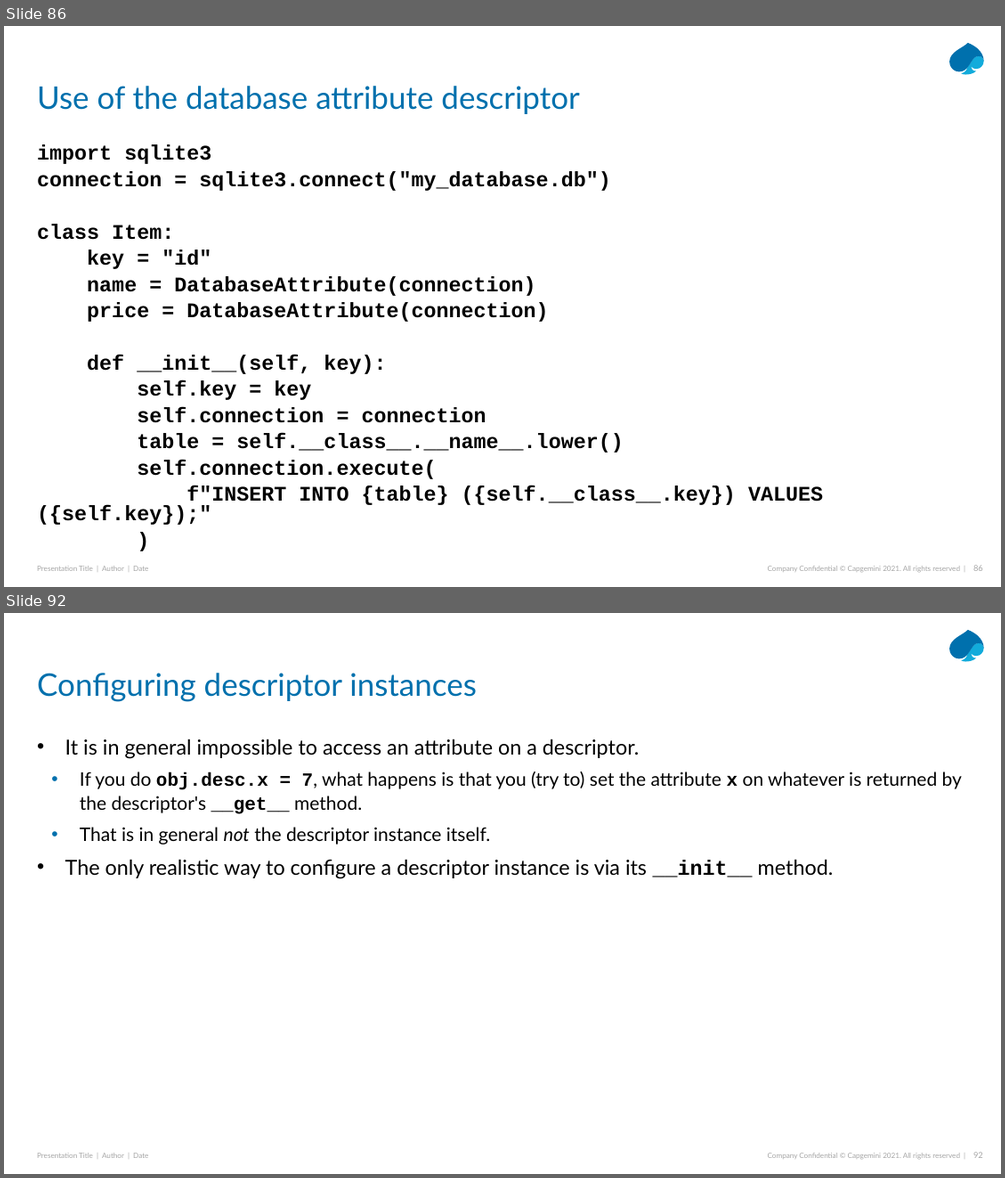
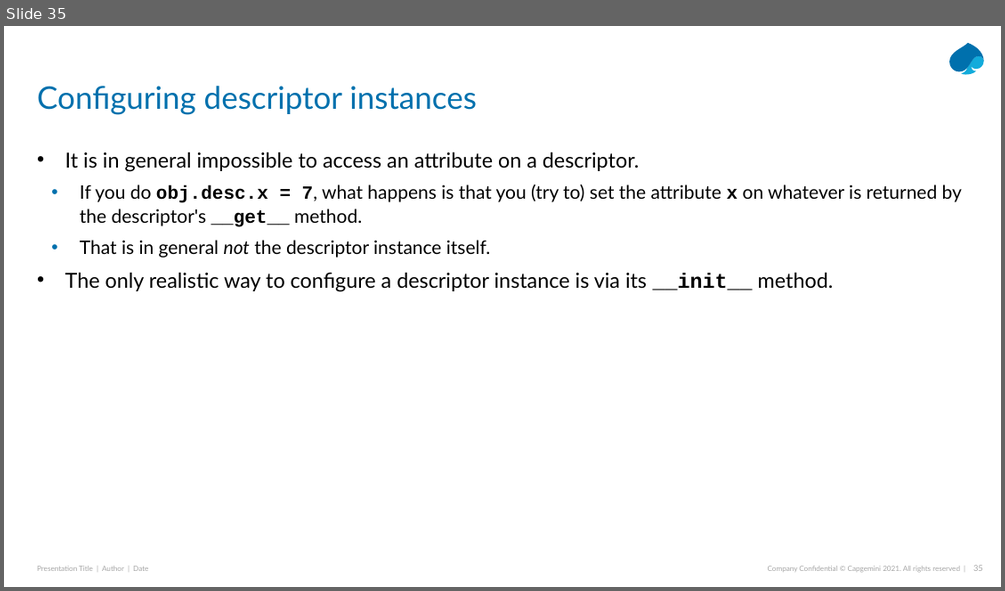
Before and after one commit to Python-Masterclass/Networking, a slide deck: Masterclass-7-Networking.pptx. Shown one above the other, each under a label of ours: slides 86 and 92 before the commit, slide 35 after it; the slides between them are not shown. The pictures are 1005x1178 and 1005x591 pixels, drawn with LibreOffice and Linux fonts; fonts in the diff are those of the drawing. Boxes give left, top, right and bottom in pixels: in the first picture for what was removed or moved away, otherwise in the second. Text is boxed around its words. In the diff, an @@ line names an element or a change of style, - is before the commit and + after.

```diff
--- a/Masterclass-7-Networking.pptx
+++ b/Masterclass-7-Networking.pptx
@@ slide 86 removed at box(4, 26, 1001, 587), background #FFFFFF; not listed: 5 template elements that a slide beside it also shows @@
@@ title removed at box(37, 86, 579, 114) @@
-Use of the database attribute descriptor
@@ text removed at box(37, 144, 823, 524) @@
-import sqlite3
-connection = sqlite3.connect("my_database.db")
-class Item:
-key = "id"
-name = DatabaseAttribute(connection)
-price = DatabaseAttribute(connection)
-def __init__(self, key):
-self.key = key
-self.connection = connection
-table = self.__class__.__name__.lower()
-self.connection.execute(
-f"INSERT INTO {table} ({self.__class__.key}) VALUES ({self.key});"
-)
@@ what was slide 92 is now slide 35 @@
@@ page number at box(973, 564, 983, 571): text changed @@
-92
+35
```
Also in this commit, not shown: 6 slides changed, 13 slides added, 69 other slides removed, 3 other files.
